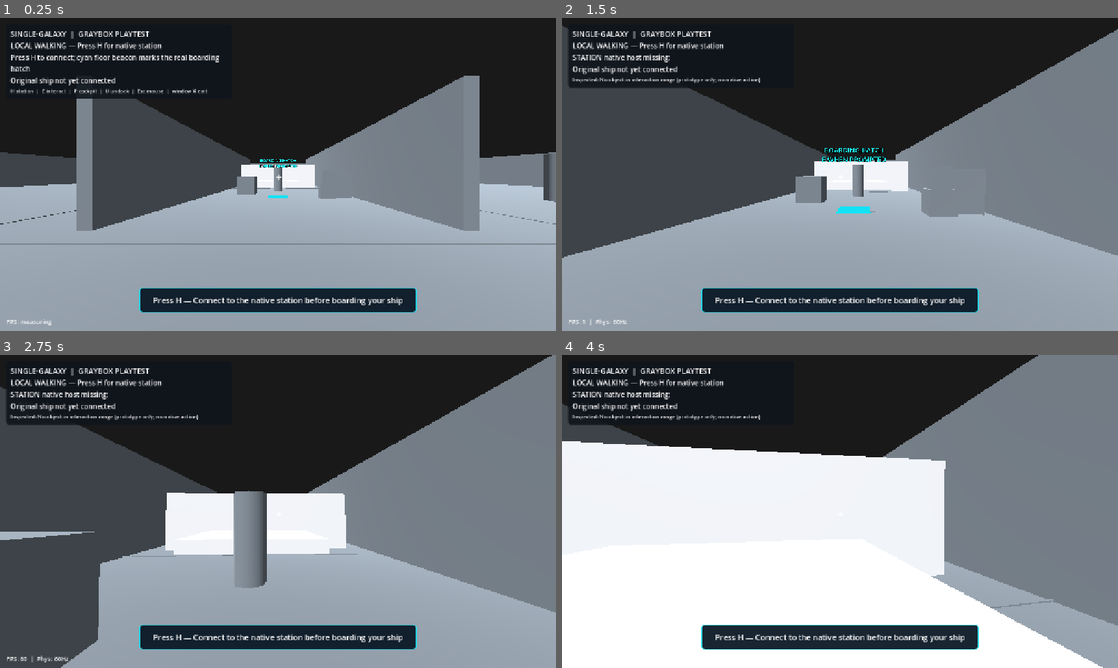
Above: before the commit, frames 1-4 (two rows, left to right).
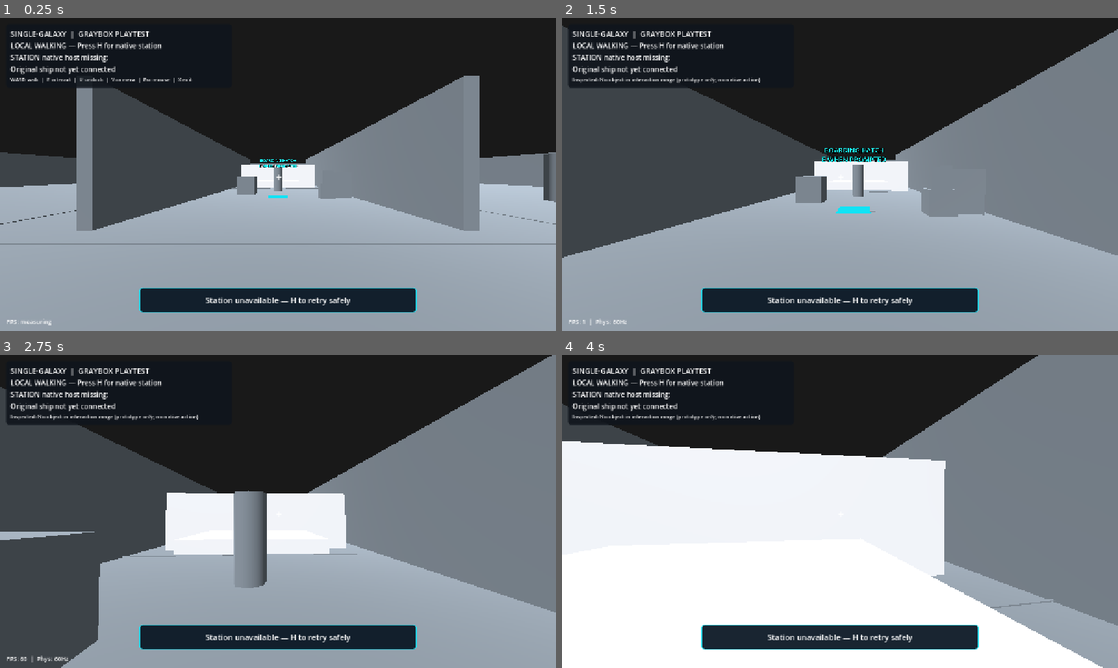
Above: after the commit, the same moments.

Repository: vjmichael/Single-galaxy
Game: Godot game, scene res://world/main.tscn
Two runs of this game, one before a commit and one after it. Both use one fixed random seed, a clock stepped at 60 frames per second and the inputs below.
Inputs (mouse positions are in pixels of both pictures, inside the frame that each line leads up to):
- Up to frame 1 (0.25 s): no input
- Up to frame 2 (1.5 s): tap H at 0.5, 0.6, 1.25 s; move the mouse to (867, 174) at 0.52 s; hold W (fps_forward) from 0.53 s (still down); click (867, 174) at 0.67 s; tap Space (fps_jump) at 0.77 s; move the mouse to (812, 174) at 1.27 s; tap E (fps_inspect) at 1.35 s; click (812, 174) at 1.42 s
- Up to frame 3 (2.75 s): keep holding W (fps_forward); tap Space (fps_jump) at 1.52 s; tap H at 1.55, 2, 2.3 s; move the mouse to (289, 505) at 2.02 s; hold Shift (fps_run) from 2.03 s (still down); click (289, 505) at 2.17 s
- Up to frame 4 (4 s): keep holding W (fps_forward); tap H at 2.75, 3.05, 3.5, 3.8 s; move the mouse to (834, 517) at 2.77 s; release Shift (fps_run) at 2.78 s; tap G (ship_dock) at 2.85 s; click (834, 517) at 2.92 s; tap Space (fps_jump) at 3.02, 3.77 s; move the mouse to (878, 514) at 3.52 s; hold U (ship_undock) from 3.53 s (still down); click (878, 514) at 3.67 s

The runs differ from the first frame. In frame 1, 2.0% of the frame differs, in the area x 1-73%, y 11-92%; in frame 2, 0.5%; in frame 3, 0.5%; in frame 4, 0.5%.

Commit message:
FP3D-UX-03 [skip ci]: auto-open saved original station and verified cockpit, H only safe retry, preserve exclusive SQLite writer

Diff:
--- a/desktop_godot/world/main.gd
+++ b/desktop_godot/world/main.gd
@@ -49,6 +49,11 @@
 var _handoff_started_msec := 0
 var native_markers: Node3D
 var _fps_accumulator := 0.0
+# Former developer-only H toggle is no longer needed during normal play.
+# Standalone script tests keep native fixtures under explicit test control.
+var _player_session_autoconnect := false
+var _station_connect_attempted := false
+var _station_connection_failure := ""
 
 func _ready() -> void:
 	material = StandardMaterial3D.new()
@@ -100,6 +105,39 @@
 	refinery_terminal.refine_requested.connect(_on_native_refine_requested)
 	refinery_terminal.unload_requested.connect(_on_native_unload_requested)
 	refinery_terminal.terminal_closed.connect(_hide_refinery_terminal)
+	_player_session_autoconnect = not Engine.is_editor_hint() and not OS.get_cmdline_args().has("--script")
+	if _player_session_autoconnect:
+		call_deferred("_open_saved_station_automatically")
+
+func _open_saved_station_automatically() -> void:
+	if _station_connect_attempted:
+		return
+	_station_connect_attempted = true
+	_station_connection_failure = ""
+	_on_native_player_status("Connecting to your original saved station...")
+	# One SQLite writer, whether we are launching or changing roles.
+	# A missing, damaged or locked save is NEVER automatically replaced.
+	_schedule_native_handoff("station", native_player_session.process_id())
+
+func _retry_original_station() -> void:
+	if native_station_session.is_active():
+		_on_native_player_status("Station already connected. Walk to the cyan boarding hatch and press E.")
+		return
+	if native_player_session.is_active():
+		_on_native_player_status("Your original ship is already connected. Press E at the cockpit seat.")
+		return
+	_station_connection_failure = ""
+	_station_connect_attempted = true
+	_on_native_player_status("Retrying your saved station without resetting the world...")
+	_schedule_native_handoff("station", native_station_session.process_id())
+
+func _enter_cockpit_after_verified_board() -> void:
+	if not _player_session_autoconnect or not native_station_session.is_active() or last_station_player_state != 0 or not _handoff_target.is_empty():
+		return
+	_on_native_player_status("Boarding confirmed by original C++ — opening your ship cockpit...")
+	var exiting_pid: int = native_station_session.process_id()
+	native_station_session.stop("Native boarding committed; transferring verified SQLite writer", true)
+	_schedule_native_handoff("ship", exiting_pid)
 
 func _setup_environment() -> void:
 	var env := Environment.new()
@@ -380,13 +418,13 @@
 	scope_label.text = "LOCAL WALKING — Press H for native station"
 	contents.add_child(scope_label)
 	native_label = Label.new()
-	native_label.text = "Press H to connect; cyan floor beacon marks the real boarding hatch"
+	native_label.text = "Connecting to your saved station automatically..."
 	contents.add_child(native_label)
 	ship_label = Label.new()
 	ship_label.text = "Original ship not yet connected"
 	contents.add_child(ship_label)
 	status_label = Label.new()
-	status_label.text = "H station  |  E interact  |  P cockpit  |  U undock  |  Esc mouse  |  window X exit"
+	status_label.text = "WASD walk  |  E interact  |  U undock  |  V camera  |  Esc mouse  |  X exit"
 	status_label.add_theme_font_size_override("font_size", 12)
 	contents.add_child(status_label)
 	for line in [scope_label, native_label, ship_label, status_label]:
@@ -464,7 +502,7 @@
 	interaction_label.autowrap_mode = TextServer.AUTOWRAP_WORD_SMART
 	interaction_label.add_theme_font_size_override("font_size", 18)
 	interaction_label.mouse_filter = Control.MOUSE_FILTER_IGNORE
-	interaction_label.text = "Press H — Connect to native station before boarding"
+	interaction_label.text = "Connecting to saved station..."
 	prompt.add_child(interaction_label)
 	refinery_terminal = REFINERY_TERMINAL_UI.new()
 	hud.add_child(refinery_terminal)
@@ -478,6 +516,9 @@
 	var ship_connected: bool = ship_process_active and int(native_player_session._sequence) >= 0
 	if ship_process_active and not ship_connected:
 		interaction_label.text = "Connecting cockpit — waiting for verified original C++ ship pose"
+		return
+	if _station_connect_attempted and not station_connected and not ship_process_active and _handoff_target.is_empty():
+		interaction_label.text = "Station unavailable — H to retry safely" if not _station_connection_failure.is_empty() else "Connecting to saved station..."
 		return
 	var person: Dictionary = {}
 	if station_connected:
@@ -565,15 +606,9 @@
 			get_viewport().set_input_as_handled()
 			return
 	if event is InputEventKey and event.pressed and not event.echo and event.keycode == KEY_H:
-		if native_station_session.is_active():
-			native_station_session.stop("Station test session stopped", true)
-		else:
-			var exiting_pid: int = native_player_session.process_id()
-			if native_player_session.is_active():
-				native_player_session.stop("Ship session closed before station connection", true)
-			if native_session.is_active():
-				native_session.stop("Observer closed before station connection")
-			_schedule_native_handoff("station", exiting_pid)
+		# Retry is for troubleshooting. H NEVER stops a healthy native writer
+		# and is not part of the player's normal boarding/flight controls.
+		_retry_original_station()
 		get_viewport().set_input_as_handled()
 		return
 	if event is InputEventKey and event.pressed and not event.echo and event.keycode == KEY_P:
@@ -606,11 +641,18 @@
 	if not connected:
 		_hide_refinery_terminal()
 	if is_instance_valid(player):
-		player.use_native_authority(connected)
+		# Keep local unjournaled walking disabled during a protected role
+		# handoff or while the native cockpit owns this saved world.
+		player.use_native_authority(connected or not _handoff_target.is_empty() or (native_player_session != null and native_player_session.is_active()))
 	if is_instance_valid(scope_label):
-		scope_label.text = "NATIVE STATION PLAYER (ORIGINAL SQLITE)" if connected else "STATION NATIVE DISCONNECTED"
+		scope_label.text = "NATIVE STATION — WAITING FOR ORIGINAL PERSON" if connected else "STATION NATIVE DISCONNECTED"
 
 func _on_native_station_status(message: String) -> void:
+	# Expose a real persisted failure reason instead of "H didn't work".
+	if message.begins_with("SGDX-SUPERVISED station:"):
+		_station_connection_failure = ""
+	elif message.contains("failed") or message.contains("exited") or message.contains("missing") or message.contains("timed out") or message.contains("still alive"):
+		_station_connection_failure = message
 	_on_native_player_status(message)
 	# An original C++ DENY must leave the terminal in a visible refused state.
 	# Do not report success or synthesize a new lot while a host request fails.
@@ -720,6 +762,7 @@
 func _on_native_station_person(person: Dictionary) -> void:
 	_record_native_projection("PERSON", person)
 	last_station_player_state = int(person["state"])
+	_station_connection_failure = ""
 	if last_station_player_state != 4:
 		_hide_refinery_terminal()
 	_show_native_location(last_station_player_state == 4)
@@ -732,6 +775,10 @@
 			int(person["station"]), "ON FOOT" if int(person["state"]) == 4 else "ABOARD SHIP",
 			int(person["eligible_ship"]), float(person["x_mm"])/1000.0,
 			float(person["z_mm"])/1000.0]
+	if last_station_player_state == 0 and _player_session_autoconnect:
+		# A genuine saved BOARD (also on restart) must automatically open
+		# the cockpit, never demand another developer-only P key.
+		call_deferred("_enter_cockpit_after_verified_board")
 
 func _on_native_player_connection(connected: bool) -> void:
 	# Process start alone is NOT proof of ship custody; wait for POSE.
